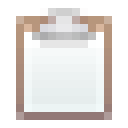
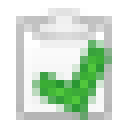
Layered file, before and after one edit (128px x 128px). Changes by layer:
added layer "Ebene 7 Kopie 2" above "Ebene 7" over 40, 40, 104, 120
